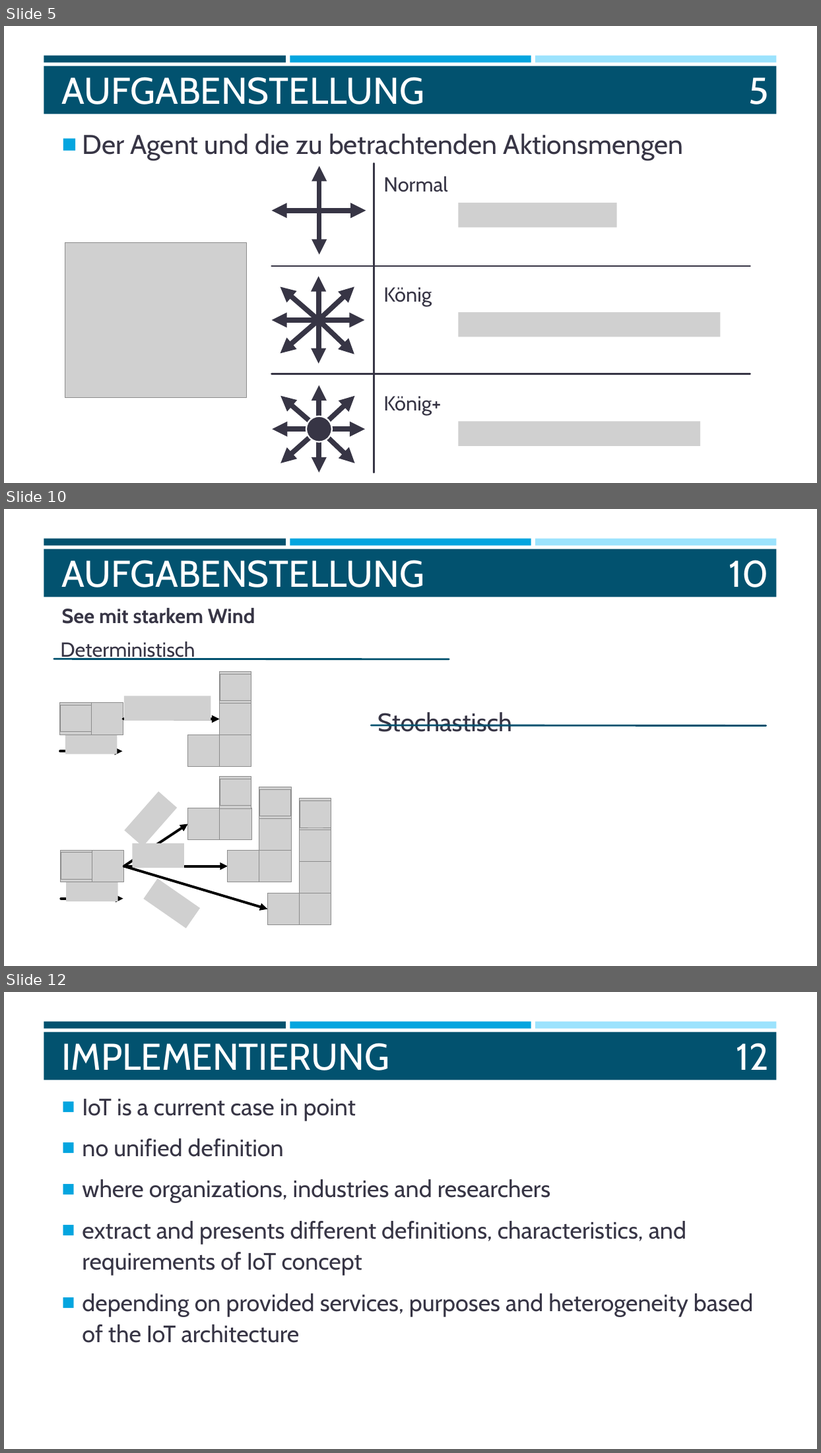
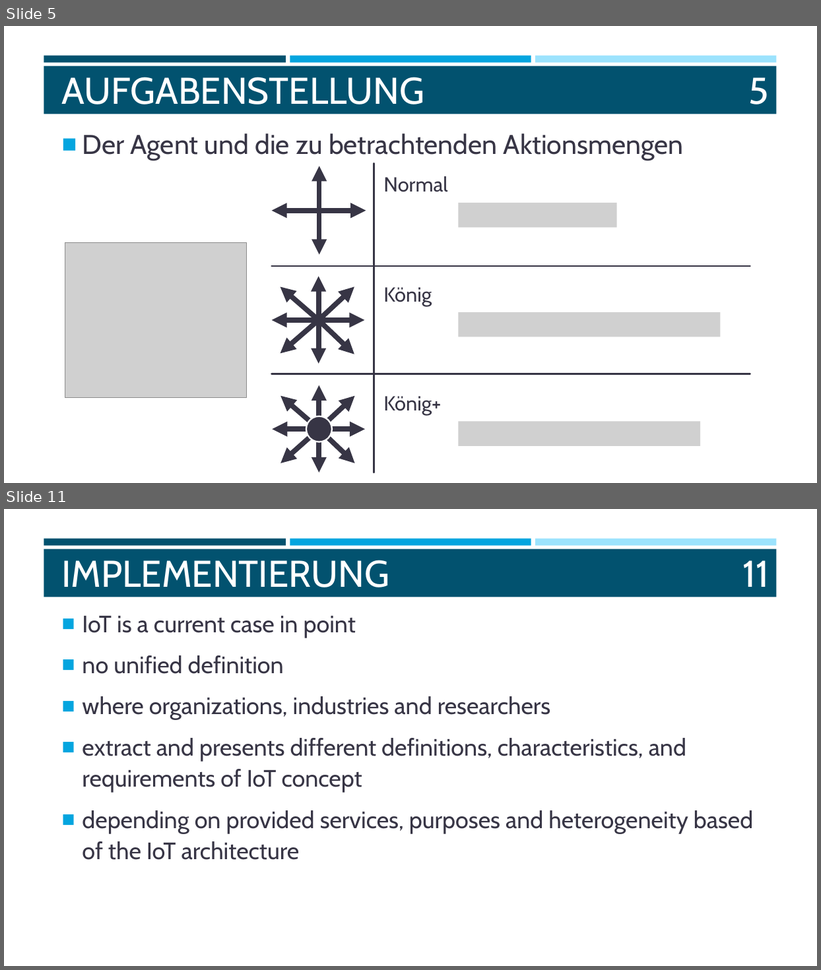
Before and after one commit to mzakarian/Reinforcement-Learning-SARSA-Q-Learning, a slide deck: misc/WISSEN.pptx. Shown one above the other, each under a label of ours: slides 5, 10 and 12 before the commit, slides 5 and 11 after it; the slides between them are not shown. The pictures are 821x1453 and 821x970 pixels, drawn with LibreOffice and Linux fonts; fonts in the diff are those of the drawing; grey boxes stand for pictures. Boxes give left, top, right and bottom in pixels: in the first picture for what was removed or moved away, otherwise in the second. Text is boxed around its words. In the diff, an @@ line names an element or a change of style, - is before the commit and + after.

```diff
--- a/misc/WISSEN.pptx
+++ b/misc/WISSEN.pptx
@@ slide 10 removed at (4, 509, 817, 966), background #FFFFFF; not listed: 4 template elements that a slide beside it also shows @@
@@ title removed at (62, 560, 425, 588) @@
-AUFGABENSTELLUNG
@@ page number removed at (729, 560, 769, 588) @@
-10
@@ text removed at (62, 608, 255, 624) @@
-See mit starkem Wind
@@ text removed at (60, 642, 195, 660) @@
-Deterministisch
@@ line removed from (450, 659) to (54, 659) @@
@@ group removed at (188, 672, 251, 766): 5 pictures @@
@@ picture removed at (59, 703, 91, 735) @@
@@ picture removed at (60, 706, 91, 732) @@
@@ picture removed at (91, 703, 123, 735) @@
@@ picture removed at (124, 696, 211, 721) @@
@@ arrow removed from (123, 719) to (219, 720) @@
@@ line removed from (766, 726) to (371, 725) @@
@@ text removed at (378, 712, 512, 732) @@
-Stochastisch
@@ picture removed at (65, 730, 118, 755) @@
@@ arrow removed from (60, 751) to (122, 751) @@
@@ group removed at (188, 777, 252, 840): 4 pictures @@
@@ picture removed at (124, 791, 177, 846) @@
@@ group removed at (228, 787, 291, 883): 5 pictures @@
@@ group removed at (267, 799, 331, 925): 6 pictures @@
@@ arrow removed from (124, 867) to (188, 824) @@
@@ picture removed at (132, 843, 184, 867) @@
@@ picture removed at (60, 851, 92, 883) @@
@@ picture removed at (61, 853, 92, 880) @@
@@ picture removed at (92, 851, 123, 883) @@
@@ picture removed at (66, 877, 118, 902) @@
@@ arrow removed from (124, 867) to (228, 867) @@
@@ arrow removed from (124, 867) to (267, 910) @@
@@ picture removed at (144, 879, 200, 929) @@
@@ arrow removed from (61, 899) to (123, 899) @@
@@ what was slide 12 is now slide 11 @@
@@ page number at (743, 560, 769, 587): text changed @@
-12
+11
```
Also in this commit, not shown: 7 slides changed, 3 slides added, 3 other slides removed, 1 other file.
